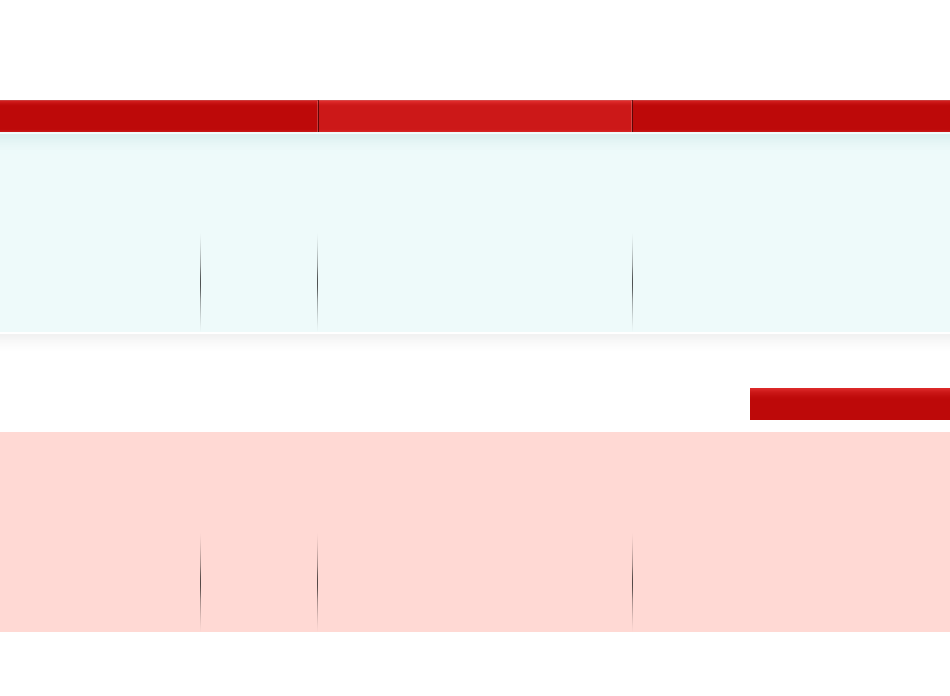
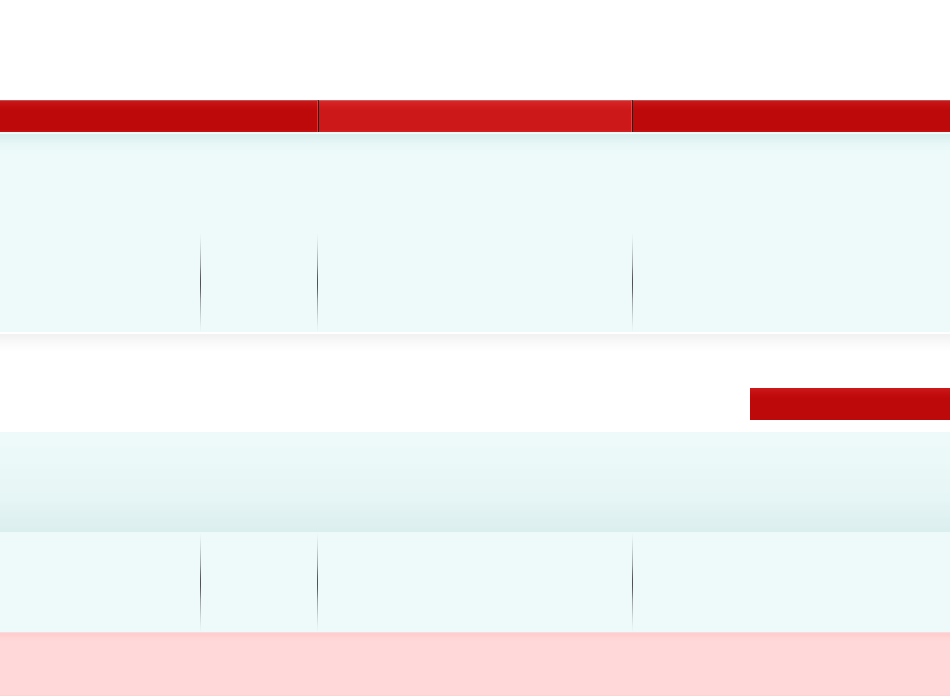
Layers edited between the first and the second 950 x 696 image:
painted on "footer widgets" over box(0, 432, 950, 532)
painted on "footer boxes" over box(0, 532, 950, 632)
painted on "footer" over box(0, 632, 950, 696)
